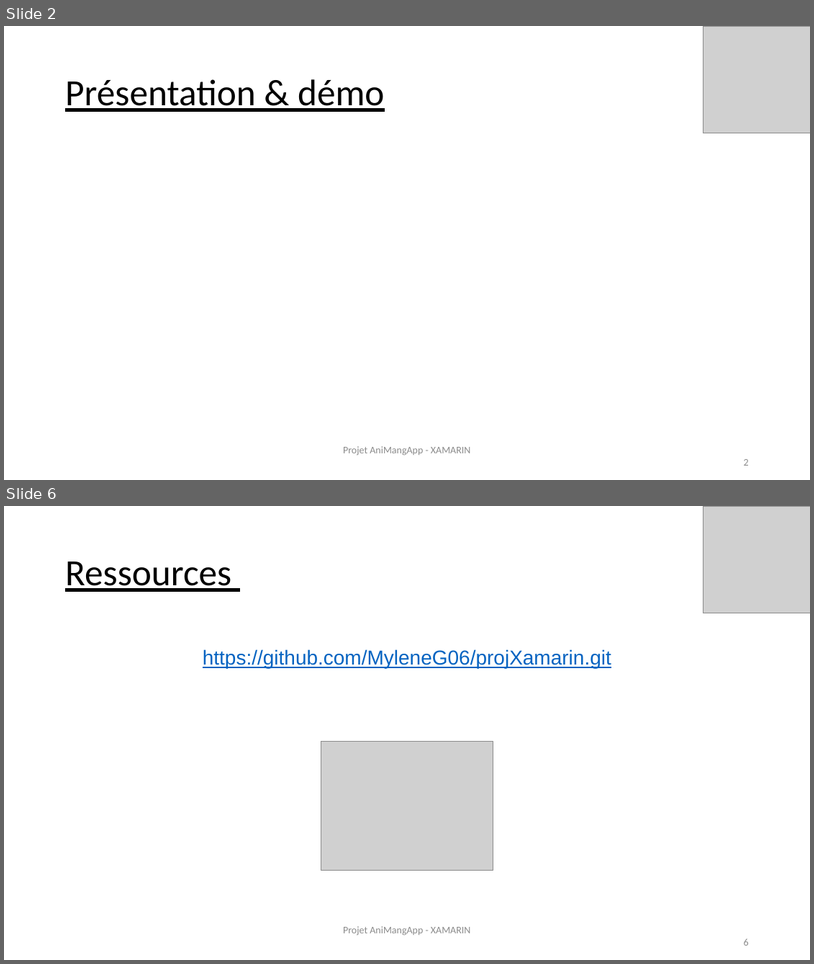
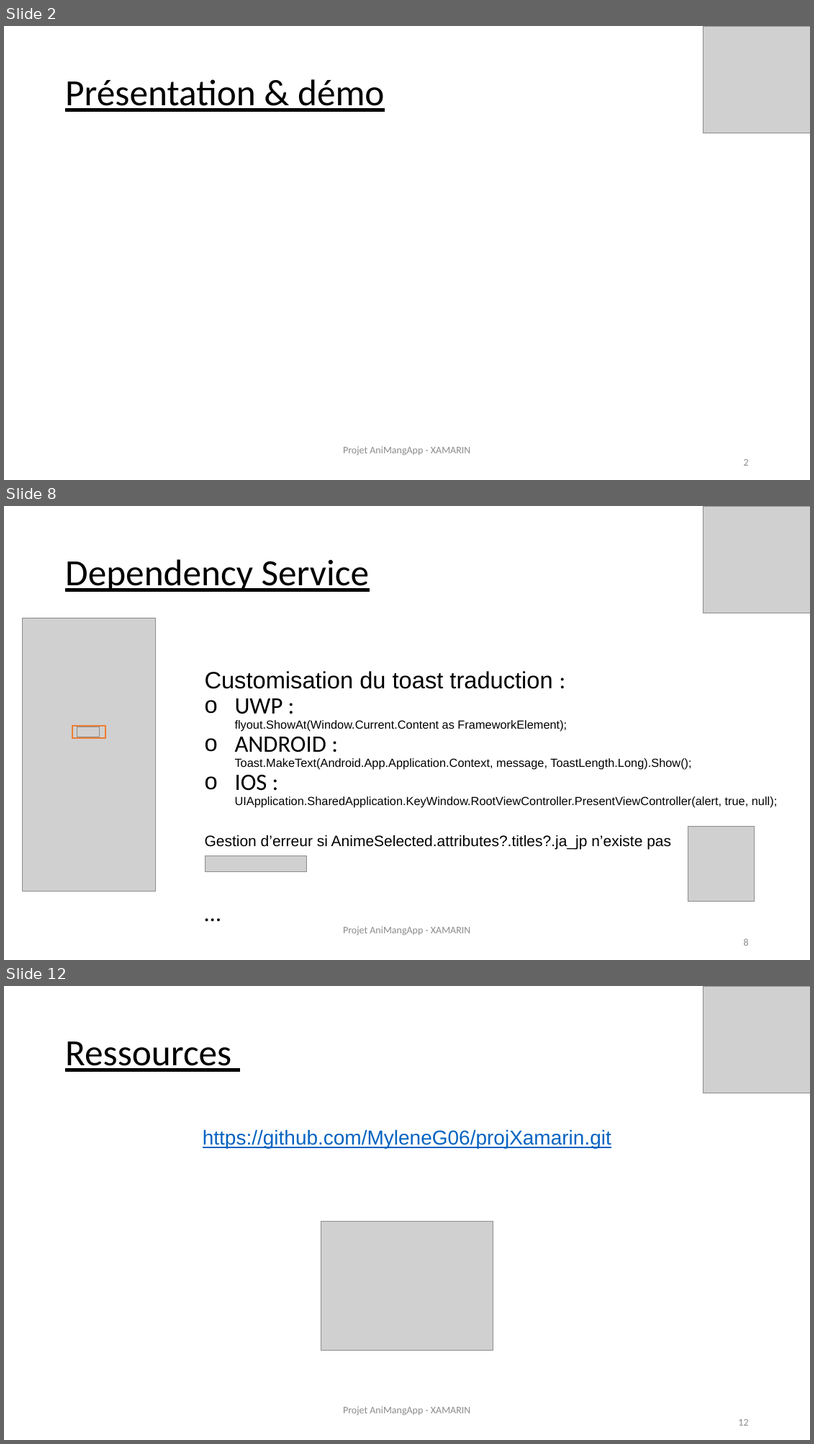
Before and after one commit to MyleneG06/projXamarin, a slide deck: Prez-Xamarin_AniMangApp.pptx. Shown one above the other, each under a label of ours: slides 2 and 6 before the commit, slides 2, 8 and 12 after it; the slides between them are not shown. The pictures are 814x964 and 814x1444 pixels, drawn with LibreOffice and Linux fonts; fonts in the diff are those of the drawing; grey boxes stand for pictures. Boxes give left, top, right and bottom in pixels: in the first picture for what was removed or moved away, otherwise in the second. Text is boxed around its words. In the diff, an @@ line names an element or a change of style, - is before the commit and + after.

```diff
--- a/Prez-Xamarin_AniMangApp.pptx
+++ b/Prez-Xamarin_AniMangApp.pptx
@@ slide 8 added at (x1=4, y1=506, x2=810, y2=960), background #FFFFFF @@
@@ picture added at (x1=703, y1=506, x2=810, y2=613) @@
@@ text added at (x1=65, y1=559, x2=369, y2=592), 44 pt, text #000000, underline @@
+Dependency Service
@@ picture added at (x1=23, y1=618, x2=156, y2=890) @@
@@ text added at (x1=205, y1=671, x2=777, y2=849), 14 pt, text #000000 @@
+    Customisation du toast traduction :
+    o UWP :
+      flyout.ShowAt(Window.Current.Content as FrameworkElement);
+    o ANDROID :
+      Toast.MakeText(Android.App.Application.Context, message, ToastLength.Long).Show();
+    o IOS :
+      UIApplication.SharedApplication.KeyWindow.RootViewController.PresentViewController(alert, true, null);
+    Gestion d’erreur si AnimeSelected.attributes?.titles?.ja_jp n’existe pas
+    …
@@ rectangle added at (x1=72, y1=726, x2=106, y2=738), outline #ED7D31 2 pt @@
@@ picture added at (x1=77, y1=727, x2=99, y2=737) @@
@@ picture added at (x1=688, y1=826, x2=756, y2=901) @@
@@ picture added at (x1=206, y1=855, x2=307, y2=871) @@
@@ text added at (x1=343, y1=926, x2=749, y2=945), 12 pt, text #8B8B8B @@
+Projet AniMangApp - XAMARIN
+8
@@ what was slide 6 is now slide 12 @@
@@ text at (x1=738, y1=1419, x2=748, y2=1425): text changed @@
-6
+12
```
Also in this commit, not shown: 2 slides changed, 7 other slides added, 2 slides removed.
